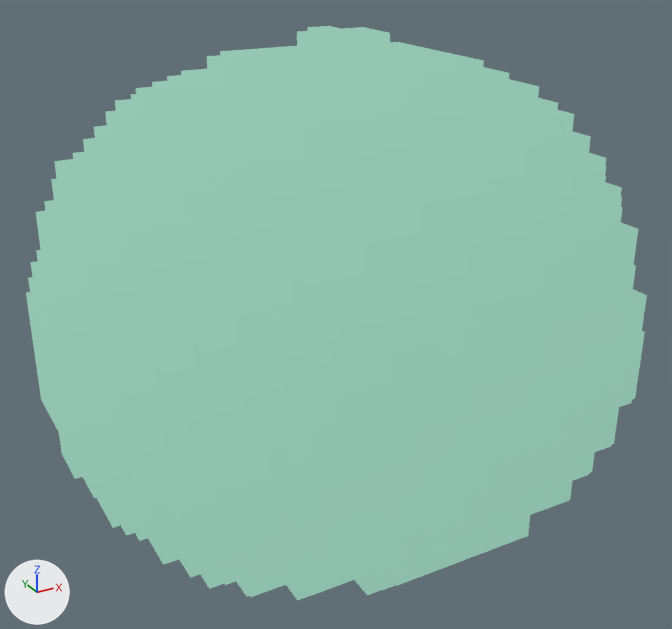
The glTF model assets/models/creatures/slime_blob/slime_blob.glb as it was, and as the next commit left it.
One viewpoint serves both versions: a 50 mm lens placed at (-0.896, -1.645, 1.224), pointed at (-0.009, -0.033, 0.417). Every picture has the same lights, and +X, +Y and +Z are marked at lower left. The picture after the commit comes second. Where no turn or scale is listed for an object, it has been applied to the vertices. Vertices at exactly the same position are counted once.

Objects in the first picture: 'Shell'.
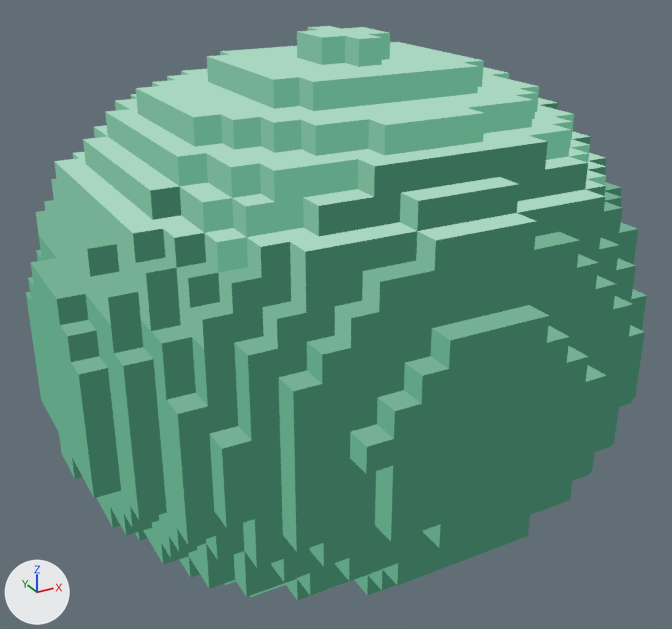
Boxes (x1, y1, x2, y2) around the edits, measured in the pictures (672 x 629 px):
'Shell', surface changed (darker)
    both: (26, 26, 647, 600)
part 1 of me_rounded_voxel_blob, recoloured (darker)
    both: (26, 27, 647, 600)
part 2 of me_rounded_voxel_blob, recoloured (darker)
    both: (57, 103, 647, 600)
part 3 of me_rounded_voxel_blob, recoloured
    both: (26, 27, 646, 449)
part 4 of me_rounded_voxel_blob, recoloured
    both: (55, 26, 606, 252)

Patch to the scene script:
```diff
--- a/assets/models/creatures/slime_blob/slime_blob.glb.py
+++ b/assets/models/creatures/slime_blob/slime_blob.glb.py
@@ mat_slimeshell @@
 n5 = _N.new('ShaderNodeMix'); n5.name = 'Mix'
 n5.inputs[0].default_value = 1.0  # 'Factor'
-n5.inputs[7].default_value = (0.299, 0.573, 0.448, 1.0)  # 'B', greyish green #95c7b3
+n5.inputs[7].default_value = (0.119, 0.367, 0.233, 1.0)  # 'B', green #61a385
 n6 = _N.new('ShaderNodeVertexColor'); n6.name = 'Color Attribute'
@@ mat_slimeshellbottom @@
+mat_slimeshellbottom = bpy.data.materials.new('SlimeShellBottom')
+# nodes: BsdfTransparent, Emission, LightPath, Mix, MixShader, OutputMaterial, VertexColor
+# colours: dark green #2e5e4a, mixed with the vertex colours
@@ mat_slimeshellbright @@
+mat_slimeshellbright = bpy.data.materials.new('SlimeShellBright')
+# nodes: BsdfTransparent, Emission, LightPath, Mix, MixShader, OutputMaterial, VertexColor
+# colours: pale green #dbf2e5, mixed with the vertex colours
@@ mat_slimeshellcenter @@
+mat_slimeshellcenter = bpy.data.materials.new('SlimeShellCenter')
+# nodes: BsdfTransparent, Emission, LightPath, Mix, MixShader, OutputMaterial, VertexColor
+# colours: green #85bda1, mixed with the vertex colours
@@ mat_slimeshelllight @@
+mat_slimeshelllight = bpy.data.materials.new('SlimeShellLight')
+# nodes: BsdfTransparent, Emission, LightPath, Mix, MixShader, OutputMaterial, VertexColor
+# colours: green #a8d6bf, mixed with the vertex colours
@@ mat_slimeshellouter @@
+mat_slimeshellouter = bpy.data.materials.new('SlimeShellOuter')
+# nodes: BsdfTransparent, Emission, LightPath, Mix, MixShader, OutputMaterial, VertexColor
+# colours: dark green #386e57, mixed with the vertex colours
@@ mat_slimeshelltop @@
+mat_slimeshelltop = bpy.data.materials.new('SlimeShellTop')
+# nodes: BsdfTransparent, Emission, LightPath, Mix, MixShader, OutputMaterial, VertexColor
+# colours: green #75b094, mixed with the vertex colours
@@ me_rounded_voxel_blob @@
 me_rounded_voxel_blob.from_pydata(...)  # 2432 vertices, 4860 faces; spans x -0.601..0.601, y -0.571..0.571, z -0.499..0.499
 # used by ob_shell; location = (0.0, 0.0, 0.499)
+# me_rounded_voxel_blob part 1: 4388 kept faces spanning x -0.601..0.601, y -0.571..0.571, z -0.499..0.499 get new vertex colours; the middle colour goes from white #f8f8f8 to white #ffffff
+# me_rounded_voxel_blob part 2: 1554 faces spanning x -0.601..0.601, y -0.571..0.571, z -0.499..0.499 switch from mat_slimeshell to mat_slimeshellouter
+# me_rounded_voxel_blob part 3: 562 faces spanning x -0.601..0.601, y -0.571..0.571, z -0.05..0.499 switch from mat_slimeshell to mat_slimeshelltop
+# me_rounded_voxel_blob part 4: 730 faces spanning x -0.501..0.551, y -0.519..0.571, z 0.0..0.499 switch from mat_slimeshell to mat_slimeshelllight
+me_rounded_voxel_blob.materials.append(mat_slimeshellcenter)
+me_rounded_voxel_blob.materials.append(mat_slimeshellbottom)
+me_rounded_voxel_blob.materials.append(mat_slimeshellbright)
```
